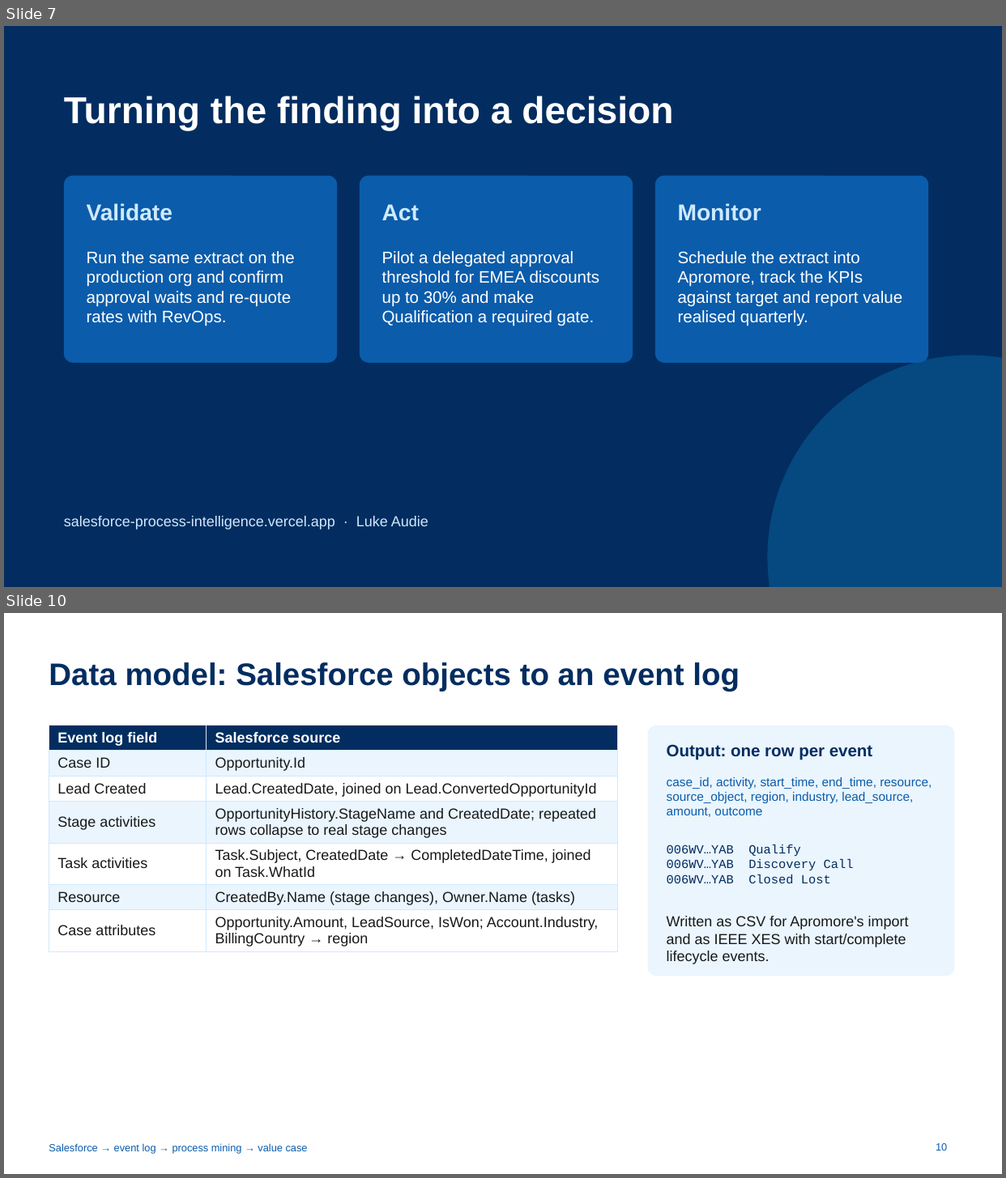
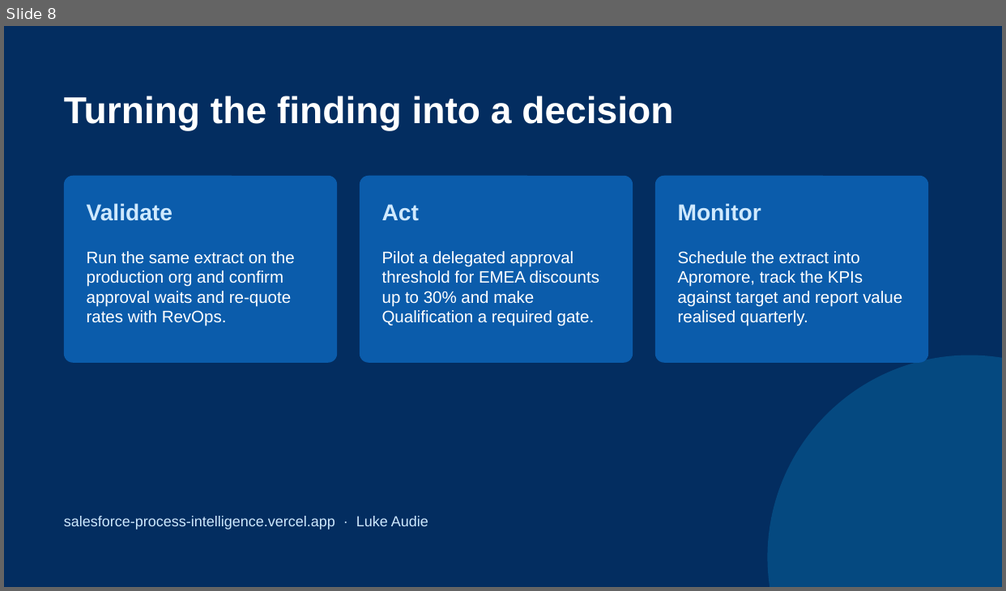
Before and after one commit to ch-lukas/salesforce-process-intelligence, a slide deck: deck/salesforce-process-intelligence.pptx. Shown one above the other, each under a label of ours: slides 7 and 10 before the commit, slide 8 after it; the slides between them are not shown. The pictures are 1006x1178 and 1006x591 pixels, drawn with LibreOffice and Linux fonts; fonts in the diff are those of the drawing. Boxes give left, top, right and bottom in pixels: in the first picture for what was removed or moved away, otherwise in the second. Text is boxed around its words. In the diff, an @@ line names an element or a change of style, - is before the commit and + after.

```diff
--- a/deck/salesforce-process-intelligence.pptx
+++ b/deck/salesforce-process-intelligence.pptx
@@ slide 10 removed at box(4, 613, 1002, 1174), background #FFFFFF @@
@@ title removed at box(49, 662, 739, 691) @@
-Data model: Salesforce objects to an event log
@@ table removed at box(49, 726, 618, 950), 7 rows, 2 columns @@
-Event log field | Salesforce source
-Case ID | Opportunity.Id
-Lead Created | Lead.CreatedDate, joined on Lead.ConvertedOpportunityId
-Stage activities | OpportunityHistory.StageName and CreatedDate; repeated rows collapse to real stage changes
-Task activities | Task.Subject, CreatedDate → CompletedDateTime, joined on Task.WhatId
-Resource | CreatedBy.Name (stage changes), Owner.Name (tasks)
-Case attributes | Opportunity.Amount, LeadSource, IsWon; Account.Industry, BillingCountry → region
@@ rounded rectangle removed at box(648, 726, 955, 976) @@
@@ text removed at box(667, 744, 872, 760) @@
-Output: one row per event
@@ text removed at box(667, 777, 931, 817) @@
-case_id, activity, start_time, end_time, resource, source_object, region, industry, lead_source, amount, outcome
@@ text removed at box(667, 845, 854, 884) @@
-006WV…YAB Qualify
-006WV…YAB Discovery Call
-006WV…YAB Closed Lost
@@ text removed at box(667, 916, 909, 965) @@
-Written as CSV for Apromore's import and as IEEE XES with start/complete lifecycle events.
@@ text removed at box(49, 1144, 308, 1154) @@
-Salesforce → event log → process mining → value case
@@ page number removed at box(936, 1144, 947, 1151) @@
-10
@@ what was slide 7 is now slide 8 @@
```
Also in this commit, not shown: 1 slide added, 5 other slides removed, 3 other files.
